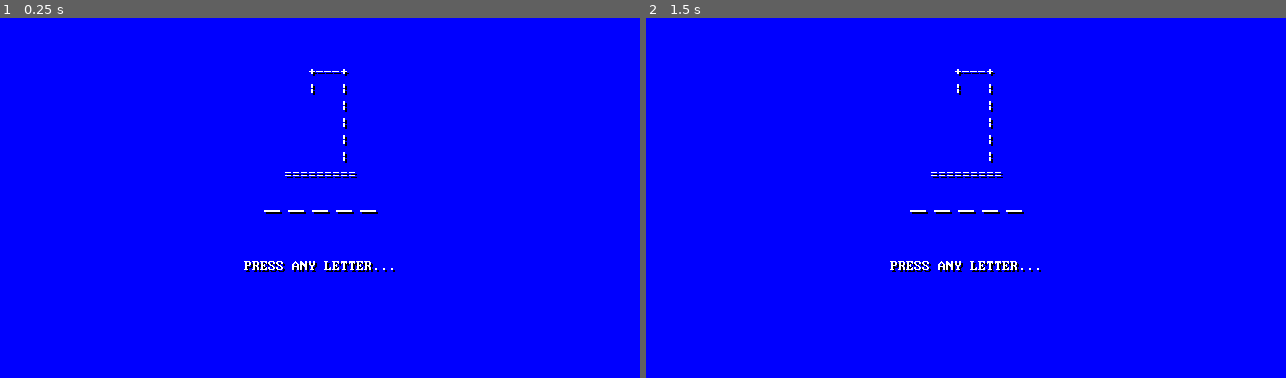
Above: before the commit, frames 1-2 (left to right).
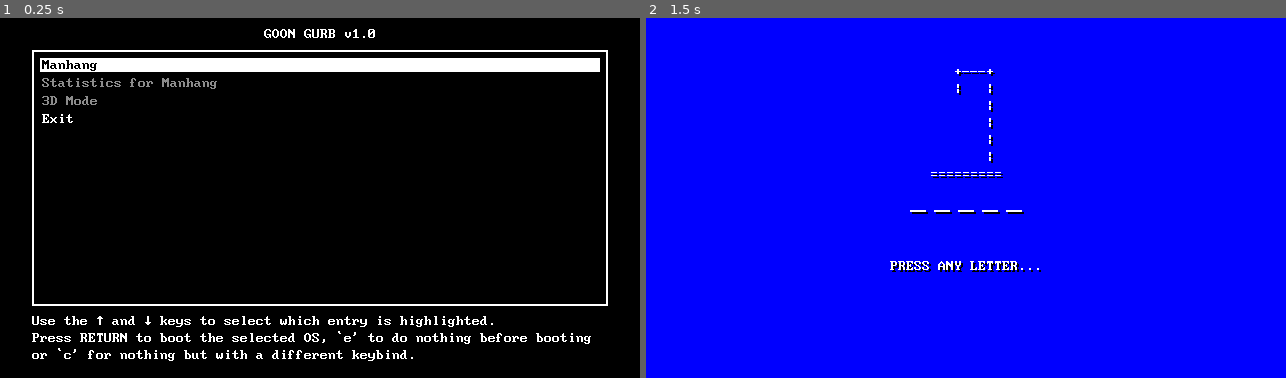
Above: after the commit, the same moments.

Repository: novcwastaken/manhang
Game: Godot game, scene res://scenes/main_menu.tscn
Same seed, same stepped clock (60 frames per second), same inputs: the game is played once before the commit and once after it. Before the commit the project starts from res://scenes/main.tscn.
Inputs (mouse positions are in pixels of both pictures, inside the frame that each line leads up to):
- Up to frame 1 (0.25 s): no input
- Up to frame 2 (1.5 s): click (966, 64) at 0.5 s, where only the run after the commit has a clickable "Manhang"; tap Enter (buffer_guess) at 1.25, 1.35 s

The runs differ from the first frame. In frame 1, 100% of the frame differs, in the area x 0-100%, y 0-100%; in frame 2, nothing differs.

Commit message:
Added main menu
GOON GURB™️

Diff:
--- a/project.godot
+++ b/project.godot
@@ -11,7 +11,7 @@
 [application]
 
 config/name="Manhang"
-run/main_scene="uid://b0f7fra11rjvq"
+run/main_scene="uid://deatk8v86asrb"
 config/features=PackedStringArray("4.6", "Forward Plus")
 config/icon="res://icon.svg"
 
@@ -29,6 +29,12 @@
 
 [input]
 
+ui_accept={
+"deadzone": 0.5,
+"events": [Object(InputEventKey,"resource_local_to_scene":false,"resource_name":"","device":0,"window_id":0,"alt_pressed":false,"shift_pressed":false,"ctrl_pressed":false,"meta_pressed":false,"pressed":false,"keycode":4194309,"physical_keycode":0,"key_label":0,"unicode":0,"location":0,"echo":false,"script":null)
+, Object(InputEventKey,"resource_local_to_scene":false,"resource_name":"","device":0,"window_id":0,"alt_pressed":false,"shift_pressed":false,"ctrl_pressed":false,"meta_pressed":false,"pressed":false,"keycode":4194310,"physical_keycode":0,"key_label":0,"unicode":0,"location":0,"echo":false,"script":null)
+]
+}
 buffer_guess={
 "deadzone": 0.2,
 "events": [Object(InputEventKey,"resource_local_to_scene":false,"resource_name":"","device":-1,"window_id":0,"alt_press …(195 unchanged characters)…
--- a/scenes/main.tscn
+++ b/scenes/main.tscn
@@ -34,7 +34,6 @@
 font_color = Color(1, 0, 0, 1)
 shadow_size = 0
 shadow_color = Color(0, 0, 0, 1)
-shadow_offset = Vector2(2, 2)
 
 [sub_resource type="LabelSettings" id="LabelSettings_tefeu"]
 shadow_size = 0
@@ -564,6 +563,7 @@
 vertical_alignment = 1
 
 [node name="BufferLetterHint" type="Label" parent="." unique_id=521725597]
+visible = false
 layout_mode = 1
 anchors_preset = 8
 anchor_left = 0.5
--- /dev/null
+++ b/scenes/main_menu.tscn
@@ -0,0 +1,125 @@
+[gd_scene format=3 uid="uid://deatk8v86asrb"]
+
+[ext_resource type="Theme" uid="uid://k7p2qh3tw3tw" path="res://themes/goon_gurb.tres" id="1_l6cm7"]
+[ext_resource type="Script" uid="uid://frlm3glnb5ma" path="res://scripts/main_menu.gd" id="2_ekxnf"]
+
+[sub_resource type="StyleBoxFlat" id="StyleBoxFlat_vue75"]
+content_margin_left = 0.0
+content_margin_top = 0.0
+content_margin_right = 0.0
+content_margin_bottom = 0.0
+bg_color = Color(0, 0, 0, 1)
+
+[sub_resource type="StyleBoxFlat" id="StyleBoxFlat_ekxnf"]
+bg_color = Color(1, 0, 0, 1)
+draw_center = false
+border_width_left = 2
+border_width_top = 2
+border_width_right = 2
+border_width_bottom = 2
+border_color = Color(1, 1, 1, 1)
+
+[node name="MainMenu" type="Control" unique_id=191634827]
+layout_mode = 3
+anchors_preset = 15
+anchor_right = 1.0
+anchor_bottom = 1.0
+grow_horizontal = 2
+grow_vertical = 2
+theme = ExtResource("1_l6cm7")
+script = ExtResource("2_ekxnf")
+
+[node name="Background" type="Panel" parent="." unique_id=2027812914]
+layout_mode = 1
+anchors_preset = 15
+anchor_right = 1.0
+anchor_bottom = 1.0
+grow_horizontal = 2
+grow_vertical = 2
+theme_override_styles/panel = SubResource("StyleBoxFlat_vue75")
+
+[node name="GoonGurbLabel" type="Label" parent="Background" unique_id=754207005]
+layout_mode = 1
+anchors_preset = 5
+anchor_left = 0.5
+anchor_right = 0.5
+offset_left = -288.0
+offset_top = 8.0
+offset_right = 288.0
+offset_bottom = 24.0
+grow_horizontal = 2
+text = "GOON GURB v1.0"
+horizontal_alignment = 1
+vertical_alignment = 1
+
+[node name="HintLabel" type="Label" parent="Background" unique_id=2073612684]
+layout_mode = 1
+anchors_preset = 5
+anchor_left = 0.5
+anchor_right = 0.5
+offset_left = -288.0
+offset_top = 296.0
+offset_right = 288.0
+offset_bottom = 352.0
+grow_horizontal = 2
+text = "Use the ↑ and ↓ keys to select which entry is highlighted.
+Press RETURN to boot the selected OS, `e' to do nothing before booting or `c' for nothing but with a different keybind."
+autowrap_mode = 3
+
+[node name="MenuItemPanel" type="Panel" parent="Background" unique_id=244865010]
+layout_mode = 1
+anchors_preset = 8
+anchor_left = 0.5
+anchor_top = 0.5
+anchor_right = 0.5
+anchor_bottom = 0.5
+offset_left = -288.0
+offset_top = -148.0
+offset_right = 288.0
+offset_bottom = 108.0
+grow_horizontal = 2
+grow_vertical = 2
+theme_override_styles/panel = SubResource("StyleBoxFlat_ekxnf")
+
+[node name="VBoxContainer" type="VBoxContainer" parent="Background/MenuItemPanel" unique_id=1504611662]
+layout_mode = 1
+anchors_preset = 15
+anchor_right = 1.0
+anchor_bottom = 1.0
+offset_left = 8.0
+offset_top = 8.0
+offset_right = -8.0
+offset_bottom = -8.0
+grow_horizontal = 2
+grow_vertical = 2
+theme = ExtResource("1_l6cm7")
+
+[node name="ManhangButton" type="Button" parent="Background/MenuItemPanel/VBoxContainer" unique_id=1774604496]
+layout_mode = 2
+focus_neighbor_top = NodePath("../ExitButton")
+text = "Manhang"
+alignment = 0
+
+[node name="StatisticsButton" type="Button" parent="Background/MenuItemPanel/VBoxContainer" unique_id=591572016]
+layout_mode = 2
+focus_mode = 0
+disabled = true
+text = "Statistics for Manhang"
+alignment = 0
+
+[node name="3DModeButton" type="Button" parent="Background/MenuItemPanel/VBoxContainer" unique_id=1088893555]
+layout_mode = 2
+focus_mode = 0
+disabled = true
+text = "3D Mode"
+alignment = 0
+
+[node name="ExitButton" type="Button" parent="Background/MenuItemPanel/VBoxContainer" unique_id=1681167329]
+layout_mode = 2
+focus_neighbor_bottom = NodePath("../ManhangButton")
+focus_next = NodePath("../ManhangButton")
+text = "Exit"
+alignment = 0
+
+[connection signal="pressed" from="Background/MenuItemPanel/VBoxContainer/ManhangButton" to="." method="_on_manhang_button_pressed"]
+[connection signal="pressed" from="Background/MenuItemPanel/VBoxContainer/ExitButton" to="." method="_on_exit_button_pressed"]
--- a/scripts/main.gd
+++ b/scripts/main.gd
@@ -126,6 +126,8 @@
 	if $GameOverScreen/MainScreen.visible || won:
 		if Input.is_action_just_pressed("play_again"):
 			get_tree().reload_current_scene()
+		if Input.is_action_just_pressed("escape"):
+			get_tree().change_scene_to_file("res://scenes/main_menu.tscn")
 
 func letter_input_is_valid(event: InputEvent) -> bool:
 	if event is not InputEventKey: return false
--- /dev/null
+++ b/scripts/main_menu.gd
@@ -0,0 +1,13 @@
+extends Control
+
+func _ready() -> void:
+	Input.set_mouse_mode(Input.MOUSE_MODE_CAPTURED)
+	$Background/MenuItemPanel/VBoxContainer.get_child(0).grab_focus()
+
+
+func _on_exit_button_pressed() -> void:
+	get_tree().quit()
+
+
+func _on_manhang_button_pressed() -> void:
+	get_tree().change_scene_to_file("res://scenes/main.tscn")
--- /dev/null
+++ b/themes/goon_gurb.tres
@@ -0,0 +1,27 @@
+[gd_resource type="Theme" format=3 uid="uid://k7p2qh3tw3tw"]
+
+[ext_resource type="FontFile" uid="uid://d3e645xgwaqme" path="res://fonts/Px437_IBM_VGA_8x14.ttf" id="1_682b8"]
+
+[sub_resource type="StyleBoxFlat" id="StyleBoxFlat_4dcj2"]
+content_margin_left = 2.0
+bg_color = Color(1, 1, 1, 0)
+
+[sub_resource type="StyleBoxFlat" id="StyleBoxFlat_682b8"]
+content_margin_left = 2.0
+bg_color = Color(1, 1, 1, 1)
+
+[sub_resource type="StyleBoxFlat" id="StyleBoxFlat_6njci"]
+content_margin_left = 2.0
+bg_color = Color(1, 1, 1, 0)
+
+[resource]
+default_font = ExtResource("1_682b8")
+default_font_size = 16
+Button/colors/font_color = Color(1, 1, 1, 1)
+Button/colors/font_disabled_color = Color(0.54896337, 0.5489623, 0.5489626, 1)
+Button/colors/font_focus_color = Color(0, 0, 0, 1)
+Button/colors/font_pressed_color = Color(0, 0, 0, 1)
+Button/styles/disabled = SubResource("StyleBoxFlat_4dcj2")
+Button/styles/focus = SubResource("StyleBoxFlat_682b8")
+Button/styles/normal = SubResource("StyleBoxFlat_6njci")
+Button/styles/pressed = SubResource("StyleBoxFlat_682b8")
Not shown, added: scripts/main_menu.gd.uid
